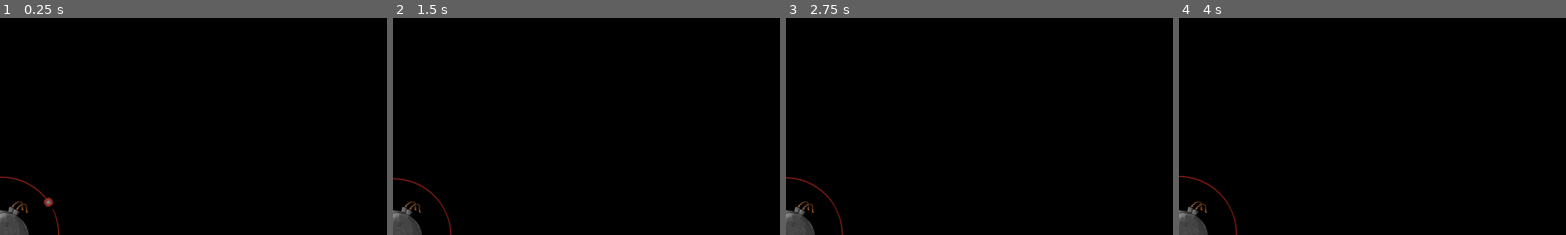
Above: before the commit, frames 1-4 (left to right).
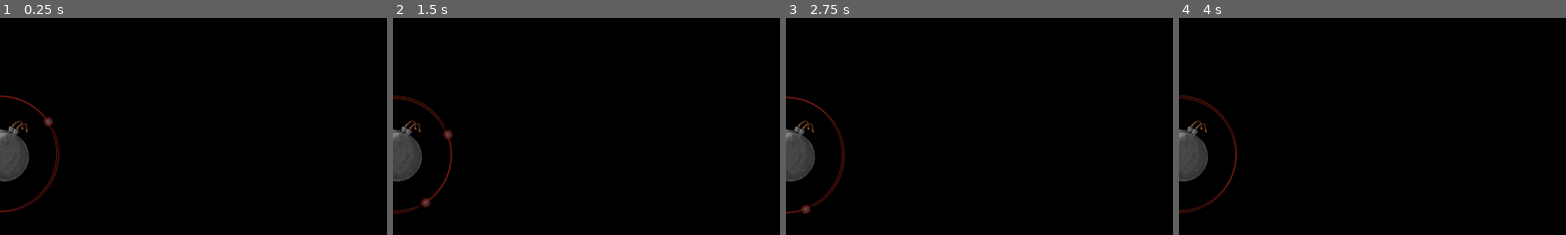
Above: after the commit, the same moments.

Repository: ricargoes/super-platypus-drifter
Game: Godot game, scene res://planets/BombPlanet.tscn
Two runs of this game, one before a commit and one after it. Both use one fixed random seed, a clock stepped at 60 frames per second and the inputs below. This scene is started directly instead of the project's main scene.
Inputs (mouse positions are % of the whole screen's width and height, from its top left):
- Up to frame 1 (0.25 s): no input
- Up to frame 2 (1.5 s): tap Enter (ui_accept) at 0.5, 0.77, 1.25 s; move the mouse to (72, 45) at 0.52 s; hold Right (ship_turn_right) 0.53-1.28 s; hold Space (ship_boost) 0.53-1.28 s; move the mouse to (30, 55) at 1.27 s; hold Left (ship_turn_left) from 1.28 s (still down); tap Space (ship_boost) at 1.35 s
- Up to frame 3 (2.75 s): tap Enter (ui_accept) at 1.52, 2 s; move the mouse to (60, 28) at 2.02 s; release Left (ship_turn_left) at 2.03 s; hold Right (ship_turn_right) from 2.03 s (still down); hold Space (ship_boost) from 2.03 s (still down)
- Up to frame 4 (4 s): move the mouse to (45, 70) at 2.77 s; release Space (ship_boost) at 2.78 s; tap Space (ship_boost) at 2.85 s; tap Enter (ui_accept) at 3.02, 3.77 s; move the mouse to (80, 65) at 3.52 s; release Right (ship_turn_right) at 3.53 s; hold Left (ship_turn_left) from 3.53 s (still down); hold Space (ship_boost) from 3.53 s (still down)
The pictures show only the part of the screen within x 0-50%, y 50-100%; the shares and areas given below are measured in that part.

The runs differ from the first frame. In frame 1, 3.1% of the frame differs, in the area x 0-16%, y 35-100%; in frame 2, 3.1%; in frame 3, 3.0%; in frame 4, 2.9%.

Commit message:
Fixes to ghosts

Diff:
--- a/actors/Asteroid.tscn
+++ b/actors/Asteroid.tscn
@@ -88,8 +88,12 @@
 frames = SubResource( 5 )
 speed_scale = 2.0
 
-[node name="Ghost" type="Node" parent="CollisionShape2D1"]
+[node name="SpriteGhost" type="Node" parent="CollisionShape2D1"]
 script = ExtResource( 19 )
+
+[node name="AnimatedSpriteGhost" type="Node" parent="CollisionShape2D1"]
+script = ExtResource( 19 )
+sprite_name = "AnimatedSpriteGhost"
 
 [node name="CollisionShape2D2" type="CollisionShape2D" parent="."]
 shape = SubResource( 2 )
@@ -102,8 +106,12 @@
 frames = SubResource( 6 )
 speed_scale = 2.0
 
-[node name="Ghost" type="Node" parent="CollisionShape2D2"]
+[node name="SpriteGhost" type="Node" parent="CollisionShape2D2"]
 script = ExtResource( 19 )
+
+[node name="AnimatedSpriteGhost" type="Node" parent="CollisionShape2D2"]
+script = ExtResource( 19 )
+sprite_name = "AnimatedSpriteGhost"
 [node name="CollisionShape2D3" type="CollisionShape2D" parent="."]
 shape = SubResource( 3 )
 
@@ -116,8 +124,12 @@
 frames = SubResource( 7 )
 speed_scale = 2.0
 
-[node name="Ghost" type="Node" parent="CollisionShape2D3"]
+[node name="SpriteGhost" type="Node" parent="CollisionShape2D3"]
 script = ExtResource( 19 )
+
+[node name="AnimatedSpriteGhost" type="Node" parent="CollisionShape2D3"]
+script = ExtResource( 19 )
+sprite_name = "AnimatedSpriteGhost"
 [node name="CollisionShape2D4" type="CollisionShape2D" parent="."]
 shape = SubResource( 4 )
 
@@ -130,8 +142,12 @@
 frames = SubResource( 8 )
 speed_scale = 2.0
 
-[node name="Ghost" type="Node" parent="CollisionShape2D4"]
+[node name="SpriteGhost" type="Node" parent="CollisionShape2D4"]
 script = ExtResource( 19 )
+
+[node name="AnimatedSpriteGhost" type="Node" parent="CollisionShape2D4"]
+script = ExtResource( 19 )
+sprite_name = "AnimatedSpriteGhost"
 
 [node name="Wrapper" type="Node" parent="."]
 script = ExtResource( 18 )
--- a/actors/BlackHole.tscn
+++ b/actors/BlackHole.tscn
@@ -40,7 +40,7 @@
 scale = Vector2( 3, 3 )
 shape = SubResource( 3 )
 
-[node name="Ghost" type="Node" parent="."]
+[node name="AnimatedSpriteGhost" type="Node" parent="."]
 script = ExtResource( 9 )
 sprite_name = "AnimatedSprite"
 [connection signal="body_entered" from="." to="." method="_on_BlackHole_body_entered"]
--- a/actors/Ship.tscn
+++ b/actors/Ship.tscn
@@ -130,6 +130,10 @@
 [node name="Wrapper" type="Node" parent="."]
 script = ExtResource( 15 )
 
-[node name="Ghost" type="Node" parent="."]
+[node name="SpriteGhost" type="Node" parent="."]
 script = ExtResource( 16 )
+
+[node name="BoosterAnimGhost" type="Node" parent="."]
+script = ExtResource( 16 )
+sprite_name = "BoosterAnim"
 [connection signal="timeout" from="Bubble/Timer" to="." method="_on_Timer_timeout"]
--- a/common/Ghost.gd
+++ b/common/Ghost.gd
@@ -2,11 +2,12 @@
 
 
 export(String) var sprite_name = 'Sprite'
-onready var sprite = get_node('../' + sprite_name)
+var sprite = null
 var top_ghost = null
 var bottom_ghost = null
 
 func _ready():
+	sprite = get_node('../' + sprite_name)
 	if sprite is Sprite or sprite is AnimatedSprite:
 		top_ghost = sprite.duplicate()
 		sprite.add_child(top_ghost)
@@ -21,20 +22,22 @@
 				top_ghost.texture = sprite.texture
 		top_ghost.flip_h = sprite.flip_h
 		top_ghost.flip_v = sprite.flip_v
+		top_ghost.visible = sprite.visible
 		top_ghost.set_rotation(sprite.get_rotation())
 		top_ghost.set_global_position(Vector2(
 			sprite.global_position.x,
-			sprite.global_position.y - SPD.LEVEL_HEIGHT
+			sprite.global_position.y - SPD.LEVEL_HEIGHT +200
 		))
 		if sprite is Sprite:
 			if bottom_ghost.texture != sprite.texture:
 				bottom_ghost.texture = sprite.texture
-		top_ghost.flip_h = sprite.flip_h
-		top_ghost.flip_v = sprite.flip_v
+		bottom_ghost.flip_h = sprite.flip_h
+		bottom_ghost.flip_v = sprite.flip_v
+		bottom_ghost.visible = sprite.visible
 		bottom_ghost.set_rotation(sprite.get_rotation())
 		bottom_ghost.set_global_position(Vector2(
 			sprite.global_position.x,
-			sprite.global_position.y + SPD.LEVEL_HEIGHT
+			sprite.global_position.y + SPD.LEVEL_HEIGHT -200
 		))
 		if sprite is AnimatedSprite:
 			top_ghost.frame = sprite.frame
--- a/planets/BombPlanet.tscn
+++ b/planets/BombPlanet.tscn
@@ -71,9 +71,13 @@
 [node name="Orbit" parent="." index="4"]
 visible = false
 
-[node name="Ghost" type="Node" parent="." index="6"]
+[node name="BombAnimGhost" type="Node" parent="." index="6"]
 script = ExtResource( 26 )
 sprite_name = "BombAnim"
+
+[node name="ExplosionAnimGhost" type="Node" parent="." index="7"]
+script = ExtResource( 26 )
+sprite_name = "ExplosionAnim"
 [connection signal="animation_finished" from="BombAnim" to="." method="_on_BombAnim_animation_finished"]
 [connection signal="animation_finished" from="ExplosionAnim" to="." method="_on_ExplosionAnim_animation_finished"]
 [connection signal="body_entered" from="Orbit" to="." method="_on_Orbit_body_entered"]
--- a/planets/LightningPlanet.tscn
+++ b/planets/LightningPlanet.tscn
@@ -11,6 +11,7 @@
 [ext_resource path="res://planets/Planet 7/planet7_9.png" type="Texture" id=9]
 [ext_resource path="res://planets/Planet 7/planet7_6.png" type="Texture" id=10]
 [ext_resource path="res://planets/LightningPlanet.gd" type="Script" id=11]
+[ext_resource path="res://common/Ghost.gd" type="Script" id=12]
 
 [sub_resource type="CircleShape2D" id=1]
 radius = 75.1431
@@ -38,5 +39,6 @@
 frame = 7
 playing = true
 
-[node name="Ghost" parent="." index="5"]
-sprite_name = "LightingAnim"
+[node name="LightningAnimGhost" type="Node" parent="." index="7"]
+script = ExtResource( 12 )
+sprite_name = "LightningAnim"
--- a/planets/Planet.tscn
+++ b/planets/Planet.tscn
@@ -33,10 +33,10 @@
 self_modulate = Color( 1, 1, 1, 0.309804 )
 texture = ExtResource( 3 )
 
-[node name="Ghost" type="Node" parent="."]
+[node name="SpriteGhost" type="Node" parent="."]
 script = ExtResource( 4 )
 
-[node name="Ghost2" type="Node" parent="."]
+[node name="OrbitalRingGhost" type="Node" parent="."]
 script = ExtResource( 4 )
 sprite_name = "OrbitalRing"
 [connection signal="body_exited" from="Orbit" to="." method="_on_Orbit_body_exited"]
--- a/powerups/DarkEnergy.tscn
+++ b/powerups/DarkEnergy.tscn
@@ -31,7 +31,7 @@
 position = Vector2( 0, -1 )
 shape = SubResource( 2 )
 
-[node name="Ghost" type="Node" parent="."]
+[node name="AnimatedSpriteGhost" type="Node" parent="."]
 script = ExtResource( 8 )
 sprite_name = "AnimatedSprite"
 [connection signal="body_entered" from="." to="." method="_on_DarkEnergy_body_entered"]
--- a/powerups/FuelCan.tscn
+++ b/powerups/FuelCan.tscn
@@ -18,6 +18,6 @@
 position = Vector2( 0, 1 )
 shape = SubResource( 1 )
 
-[node name="Ghost" type="Node" parent="."]
+[node name="SpriteGhost" type="Node" parent="."]
 script = ExtResource( 3 )
 [connection signal="body_entered" from="." to="." method="_on_FuelCan_body_entered"]
Not shown: 1 places in planets/LightningPlanet.tscn that only renumber resources
